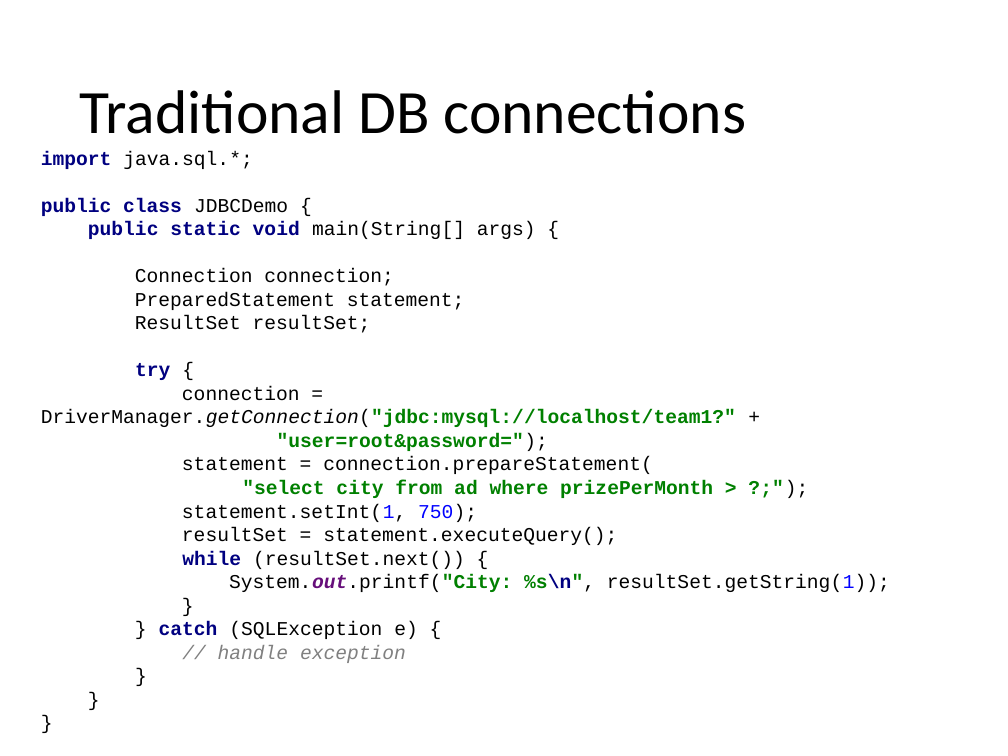
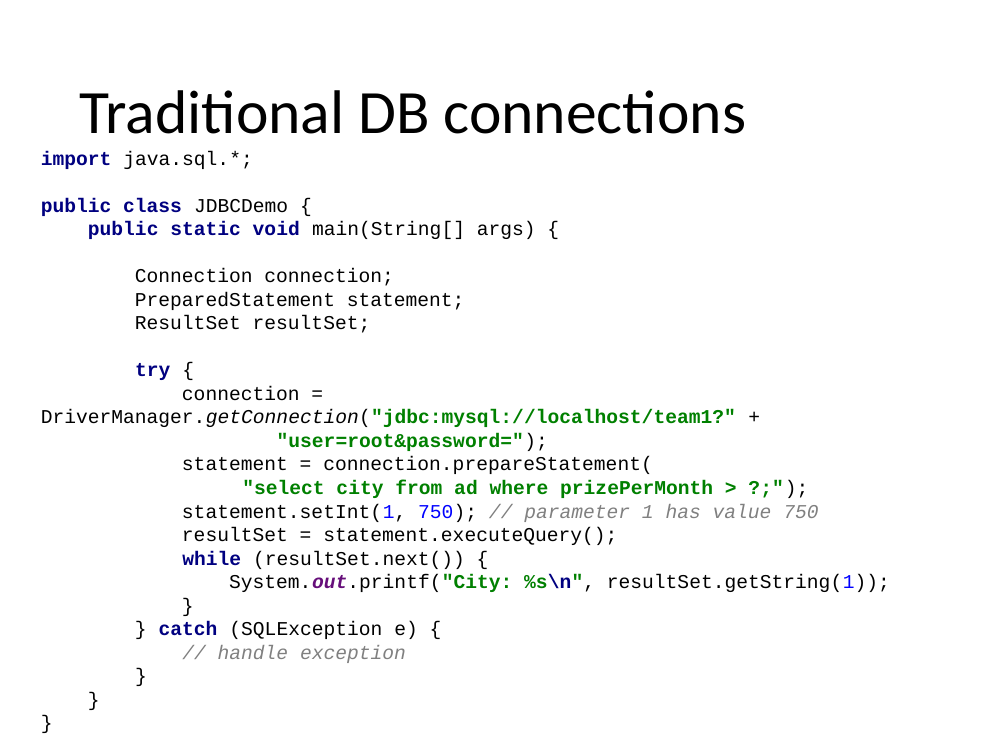
Before and after one commit to scg-unibe-ch/ese2017, a slide deck: slide 2 of slides/4_orm.pptx. Drawn at 1008x756 pixels with LibreOffice and Linux fonts; fonts in the diff are those of the drawing. Boxes give left, top, right and bottom in pixels: in the first picture for what was removed or moved away, otherwise in the second. Text is boxed around its words. In the diff, an @@ line names an element or a change of style, - is before the commit and + after.

Commit message:
some changes to ORM presentation

```diff
--- a/slides/4_orm.pptx
+++ b/slides/4_orm.pptx
@@ text at box(159, 480, 890, 663): text changed @@
-"select city from ad where prizePerMonth > ?;");
-statement.setInt(1, 750);
-resultSet = statement.executeQuery();
-while (resultSet.next()) {
-System.out.printf("City: %s\n", resultSet.getString(1));
-}
-} catch (SQLException e) {
-// handle exception
-}
-}
-}
+"select city from ad where prizePerMonth > ?;");
+statement.setInt(1, 750); // parameter 1 has value 750
+resultSet = statement.executeQuery();
+while (resultSet.next()) {
+System.out.printf("City: %s\n", resultSet.getString(1));
+}
+} catch (SQLException e) {
+// handle exception
+}
+}
+}
```
Also in this commit, not shown: 1 other slide changed, 5 slides added.
